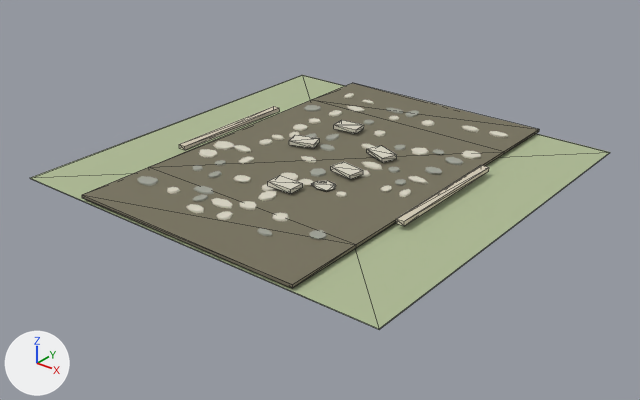
A saved change to the glTF model frontend/public/assets/buildings/roads/common_road/common_road_straight_ns_construction.glb.
One viewpoint serves both versions: a 50 mm lens placed at (4.38, -5.61, 3.1), pointed at (0.03, -0.17, -0.26). The lights are fixed; the arrows at lower left show +X, +Y and +Z. The first picture is the older version. Mesh edges are drawn as thin lines on the coarser meshes. Where no turn or scale is listed for an object, it has been applied to the vertices. Vertices at exactly the same position are counted once.

Script lines for the objects in view, before the commit:
```python
ob_sm_road_connected_surface_085 = bpy.data.objects.new('SM_road_connected_surface.085', me_sm_road_connected_surface_085)
ob_sm_road_connected_surface_085.location = (0.0, 0.0, 0.0)
ob_sm_road_grass_tile_085 = bpy.data.objects.new('SM_road_grass_tile.085', me_cube_1050)
ob_sm_road_grass_tile_085.location = (0.0, 0.0, 0.002)
ob_sm_shoulder_edge_067 = bpy.data.objects.new('SM_shoulder_edge.067', me_cube_1052)
ob_sm_shoulder_edge_067.location = (1.17, 0.0, 0.073)
# also in view: 'SM_shoulder_edge.066' at (-1.17, 0.0, 0.07)
```
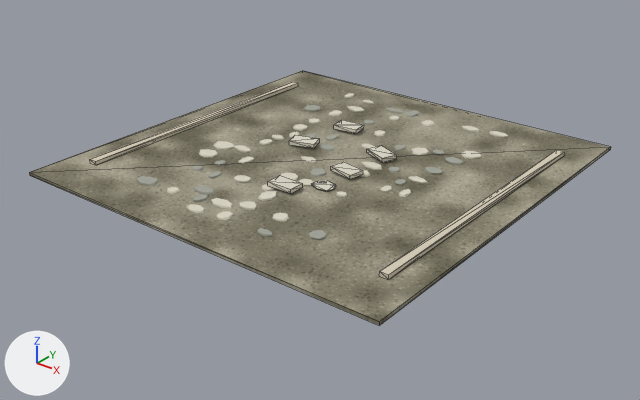
Diff of the bpy script that builds the scene:
```diff
--- a/frontend/public/assets/buildings/roads/common_road/common_road_straight_ns_construction.glb.py
+++ b/frontend/public/assets/buildings/roads/common_road/common_road_straight_ns_construction.glb.py
@@ mat_mat_common_road_surface @@
 n2 = _N.new('ShaderNodeTexImage'); n2.name = 'Image Texture'
 n2.image = img_common_road_surface
-n3 = _N.new('ShaderNodeUVMap'); n3.name = 'UV Map'
-n3.uv_map = 'UVMap.-01'
 _L.new(n0.outputs[0], n1.inputs[0])  # 'BSDF' to 'Surface'
 _L.new(n2.outputs[0], n0.inputs[0])  # 'Color' to 'Base Color'
-_L.new(n3.outputs[0], n2.inputs[0])  # 'UV' to 'Vector'
@@ me_sm_road_connected_surface_085 @@
 # used by ob_sm_road_connected_surface_085; location = (0.0, 0.0, 0.0)
-me_sm_road_connected_surface_085.from_pydata(...)  # 16 vertices, 28 faces; spans x -1.1..1.1, y -1.8..1.8, z 0.03..0.05
+me_sm_road_connected_surface_085.from_pydata(...)  # 8 vertices, 12 faces; spans x -1.8..1.8, y -1.8..1.8, z 0.03..0.05
+# me_sm_road_connected_surface_085 part 1: the whole mesh is rebuilt
 me_sm_road_connected_surface_085.materials.append(mat_mat_common_road_surface)
@@ ob_sm_road_grass_tile_085 @@
-ob_sm_road_grass_tile_085 = bpy.data.objects.new('SM_road_grass_tile.085', me_cube_1050)
-ob_sm_road_grass_tile_085.location = (0.0, 0.0, 0.002)
```

Location of each change, (x1, y1, x2, y2) in pixels of the pictures (640 x 400 px):
'SM_road_connected_surface.085', surface changed, reshaped (27% wider, 24% taller): before (82, 83, 539, 288); after (29, 71, 611, 325)
'SM_road_grass_tile.085', deleted: before (30, 75, 610, 329)
